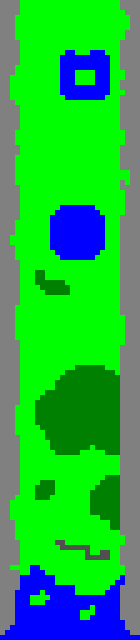
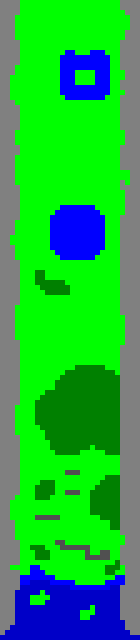
The second 140x640 image is a revision of the first. Changes to its layers:
painted on "2" over 35, 470, 80, 520
painted on "1" over 0, 490, 140, 640
